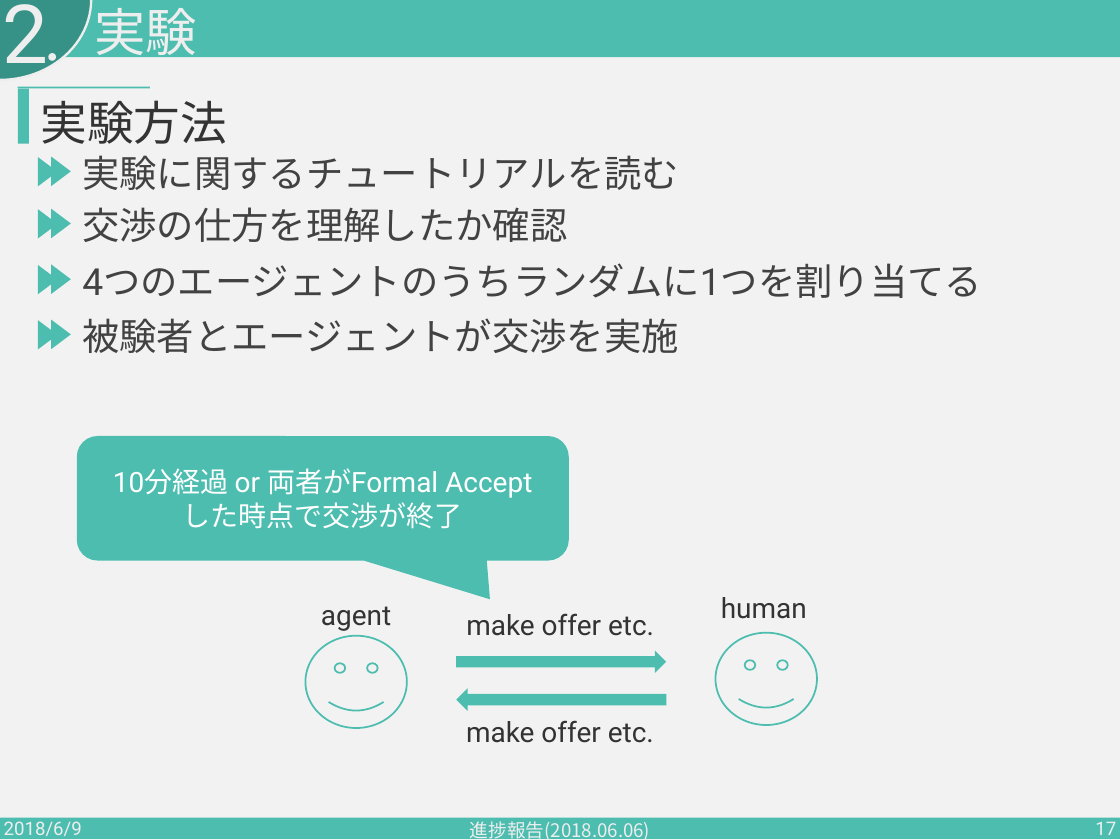
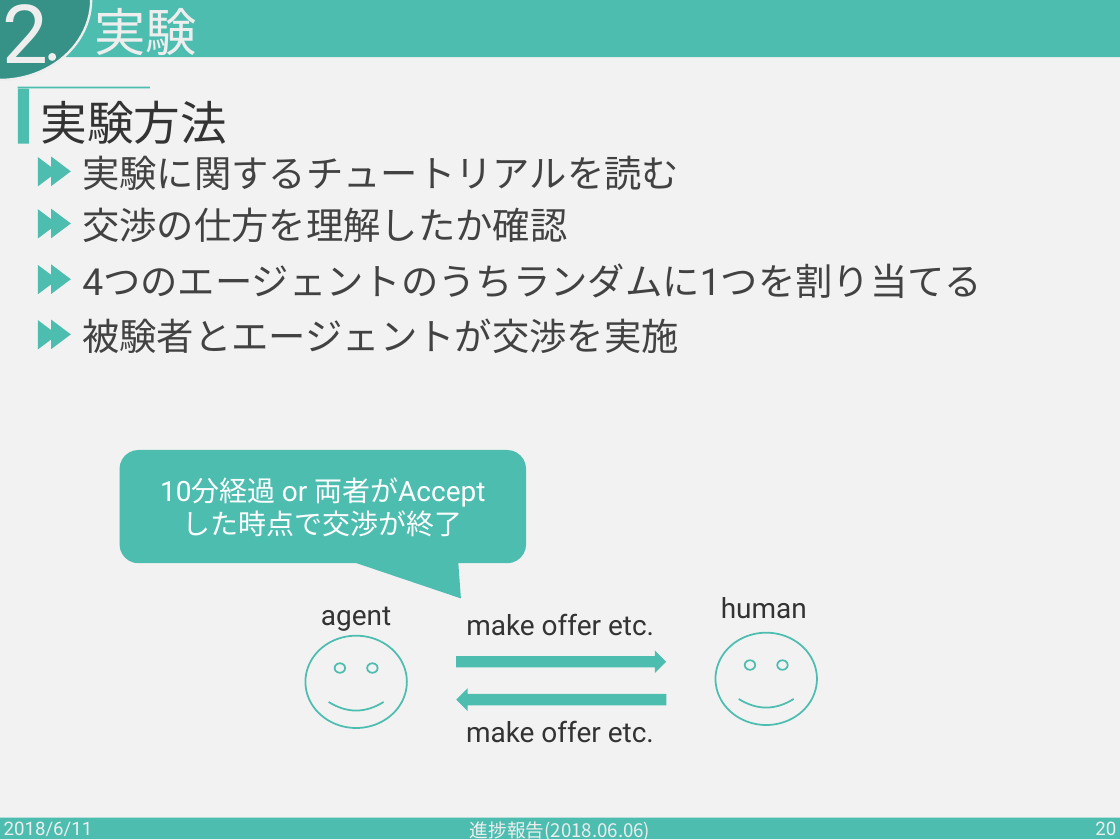
Before and after one commit to PajamaDrive/presentation, a slide deck: slide 20 of presentation_2nd.pptx (slide 17 before the commit). Drawn at 1120x840 pixels with LibreOffice and Linux fonts; fonts in the diff are those of the drawing. Boxes give left, top, right and bottom in pixels: in the first picture for what was removed or moved away, otherwise in the second. Text is boxed around its words. In the diff, an @@ line names an element or a change of style, - is before the commit and + after.

```diff
--- a/presentation_2nd.pptx
+++ b/presentation_2nd.pptx
@@ rounded speech box "10分経過 or 両者がAccept": place and size @@
-rounded speech box "10分経過 or 両者がAccept" at [77, 436, 569, 561]
+rounded speech box "10分経過 or 両者がAccept" at [119, 450, 526, 563]
@@ text in rounded speech box at [160, 477, 485, 507]: text changed @@
-10分経過 or 両者がFormal Accept
+10分経過 or 両者がAccept
@@ text at [4, 821, 93, 840]: text changed @@
-2018/6/9
+2018/6/11
@@ page number at [1095, 821, 1116, 840]: text changed @@
-17
+20
```
Also in this commit, not shown: 32 other slides changed, 4 slides added.
